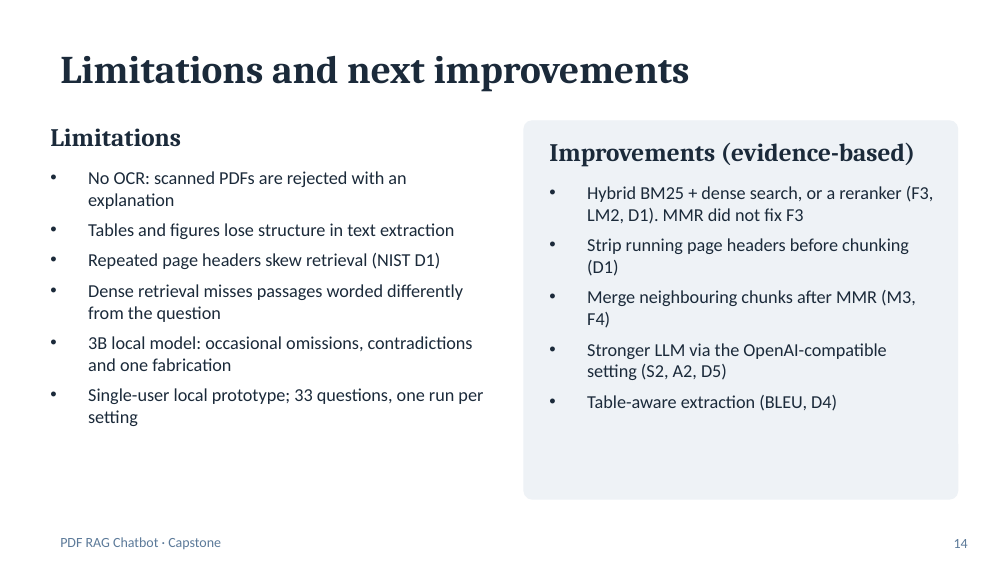
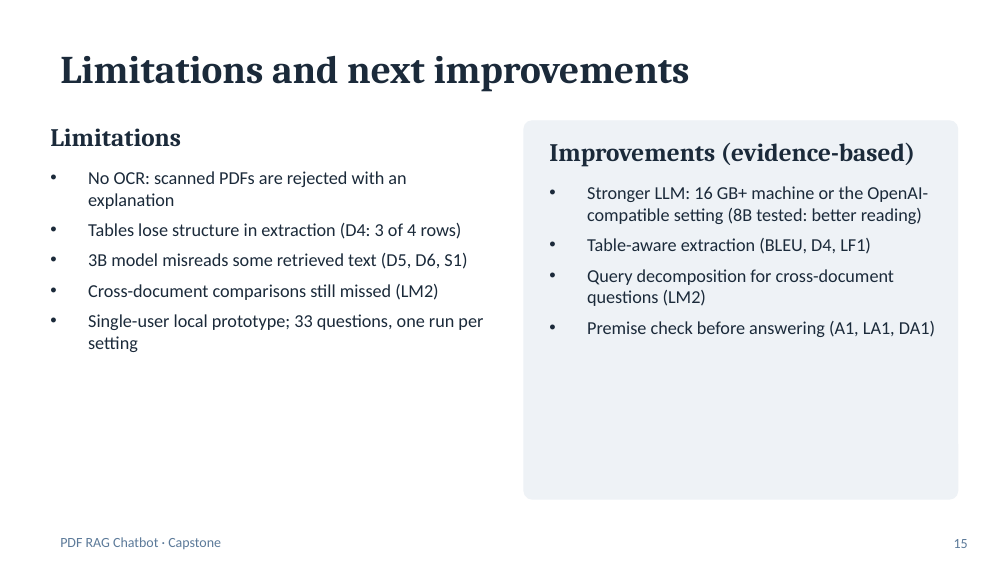
Before and after one commit to sabareesh-r23/pdf-rag-chatbot-old, a slide deck: slide 15 of docs/presentation/RAG_PDF_Chatbot_Capstone.pptx (slide 14 before the commit). Drawn at 1008x567 pixels with LibreOffice and Linux fonts; fonts in the diff are those of the drawing. Boxes give left, top, right and bottom in pixels: in the first picture for what was removed or moved away, otherwise in the second. Text is boxed around its words. In the diff, an @@ line names an element or a change of style, - is before the commit and + after.

```diff
--- a/docs/presentation/RAG_PDF_Chatbot_Capstone.pptx
+++ b/docs/presentation/RAG_PDF_Chatbot_Capstone.pptx
@@ text at [587,186,935,337]: text changed @@
-• Hybrid BM25 + dense search, or a reranker (F3, LM2, D1). MMR did not fix F3
-• Strip running page headers before chunking (D1)
-• Merge neighbouring chunks after MMR (M3, F4)
-• Stronger LLM via the OpenAI-compatible setting (S2, A2, D5)
-• Table-aware extraction (BLEU, D4)
+• Stronger LLM: 16 GB+ machine or the OpenAI-compatible setting (8B tested: better reading)
+• Table-aware extraction (BLEU, D4, LF1)
+• Query decomposition for cross-document questions (LM2)
+• Premise check before answering (A1, LA1, DA1)
@@ text at [88,223,467,300]: text changed @@
-• Tables and figures lose structure in text extraction
-• Repeated page headers skew retrieval (NIST D1)
-• Dense retrieval misses passages worded differently from the question
-• 3B local model: occasional omissions, contradictions and one fabrication
+• Tables lose structure in extraction (D4: 3 of 4 rows)
+• 3B model misreads some retrieved text (D5, D6, S1)
+• Cross-document comparisons still missed (LM2)
@@ page number at [954,539,968,548]: text changed @@
-14
+15
```
Also in this commit, not shown: 5 other slides changed, 1 slide added, 34 other files.
